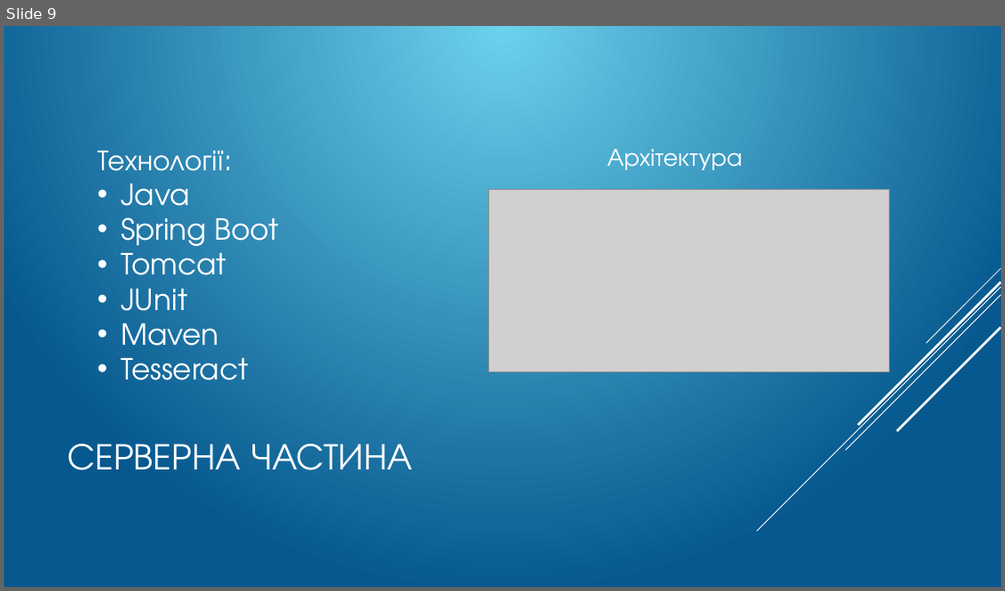
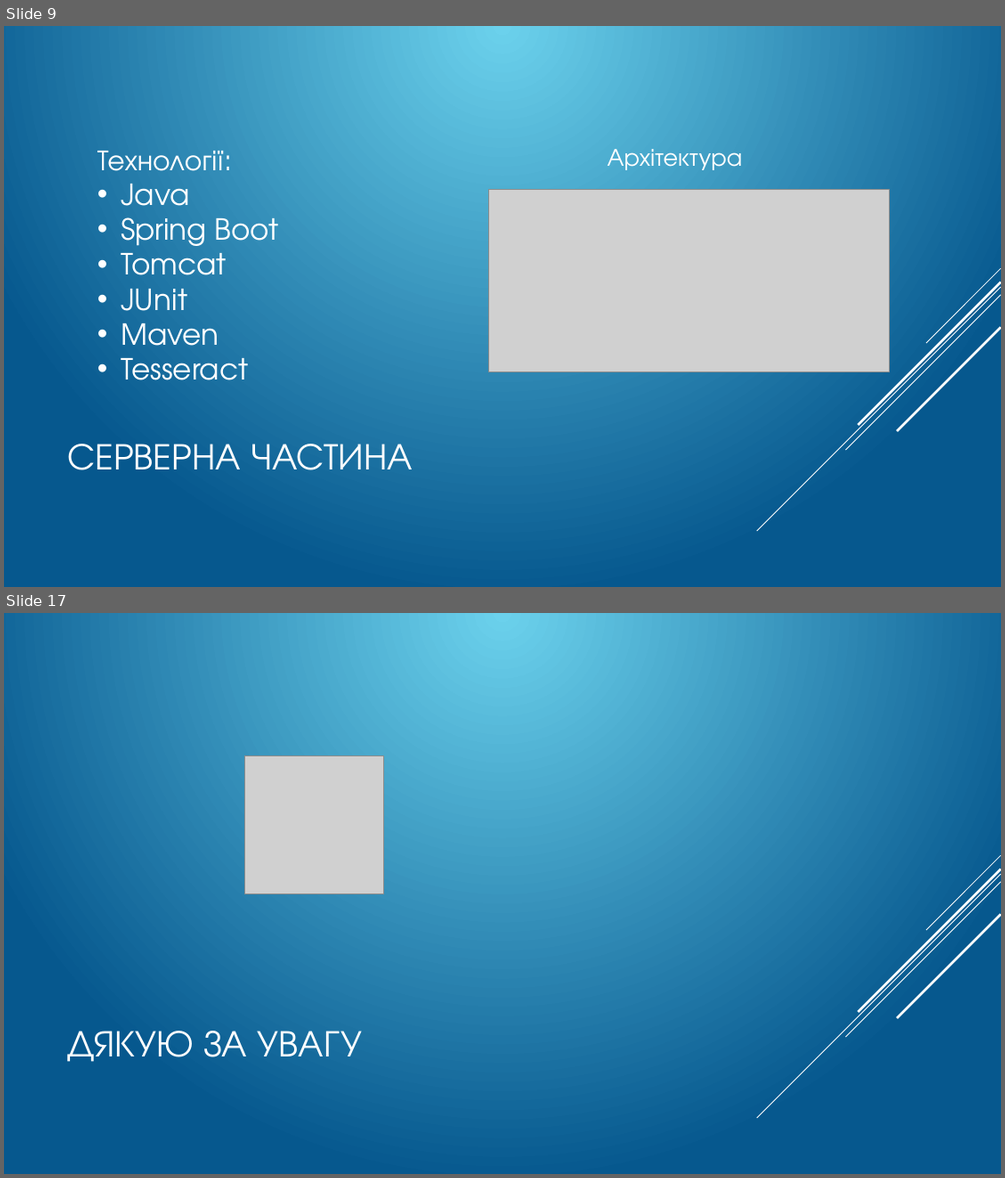
Before and after one commit to Deadid/kursach4, a slide deck: Presentation.pptx. Shown one above the other, each under a label of ours: slide 9 before the commit, slides 9 and 17 after it; the slides between them are not shown. The pictures are 1005x591 and 1005x1178 pixels, drawn with LibreOffice and Linux fonts; fonts in the diff are those of the drawing; grey boxes stand for pictures. Boxes give left, top, right and bottom in pixels: in the first picture for what was removed or moved away, otherwise in the second. Text is boxed around its words. In the diff, an @@ line names an element or a change of style, - is before the commit and + after.

```diff
--- a/Presentation.pptx
+++ b/Presentation.pptx
@@ slide 17 added at [4,613,1001,1174], background gradient #6ED2EB to #06588E; not listed: 5 template elements that a slide beside it also shows @@
@@ picture added at [245,755,384,894] @@
@@ title added at [67,1030,362,1062], 36 pt, text #FFFFFF @@
+ДЯКУЮ ЗА УВАГУ
```
Also in this commit, not shown: 4 slides changed, 5 other slides added, 1 other file.
